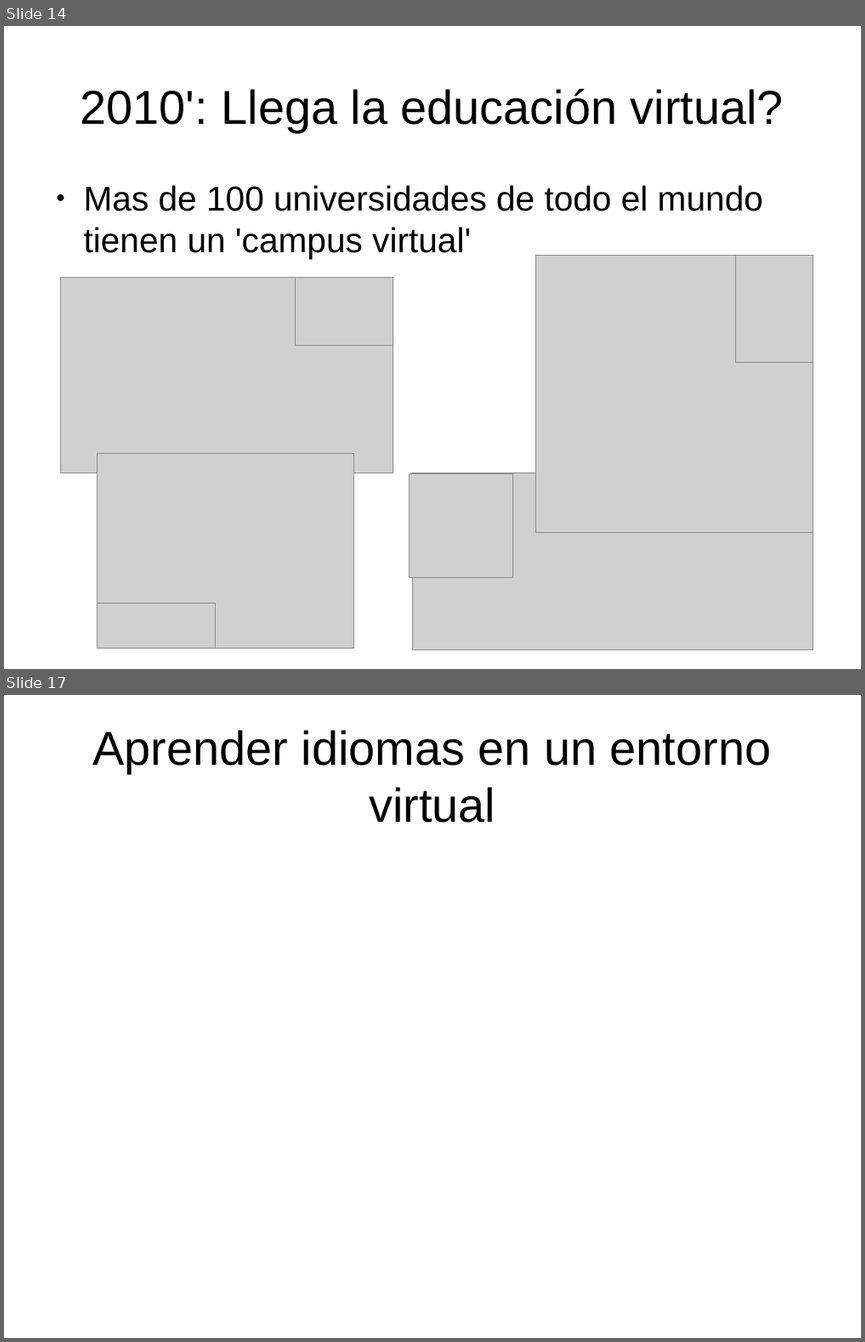
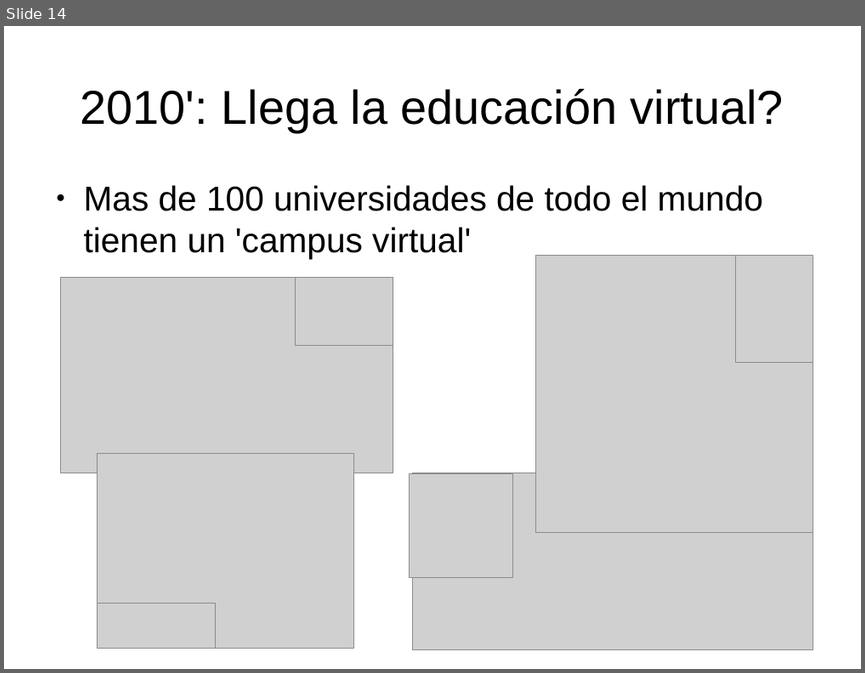
Before and after one commit to carlosareces/elic10, a slide deck: slides/dia4-parte1.odp. Shown one above the other, each under a label of ours: slides 14 and 17 before the commit, slide 14 after it; the slides between them are not shown. The pictures are 865x1342 and 865x673 pixels, drawn with LibreOffice and Linux fonts; fonts in the diff are those of the drawing; grey boxes stand for pictures. Boxes give left, top, right and bottom in pixels: in the first picture for what was removed or moved away, otherwise in the second. Text is boxed around its words. In the diff, an @@ line names an element or a change of style, - is before the commit and + after.

```diff
--- a/slides/dia4-parte1.odp
+++ b/slides/dia4-parte1.odp
@@ slide 17 removed at [4,695,861,1338], background #FFFFFF @@
@@ title removed at [92,730,771,823] @@
-Aprender idiomas en un entorno virtual
```
Also in this commit, not shown: 2 slides changed, 1 slide added, 1 other file.
